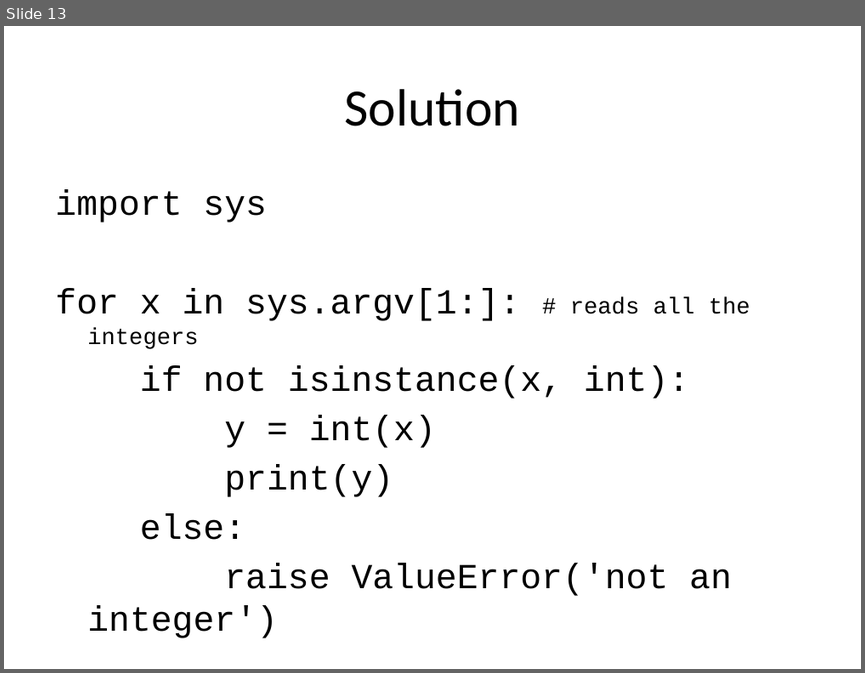
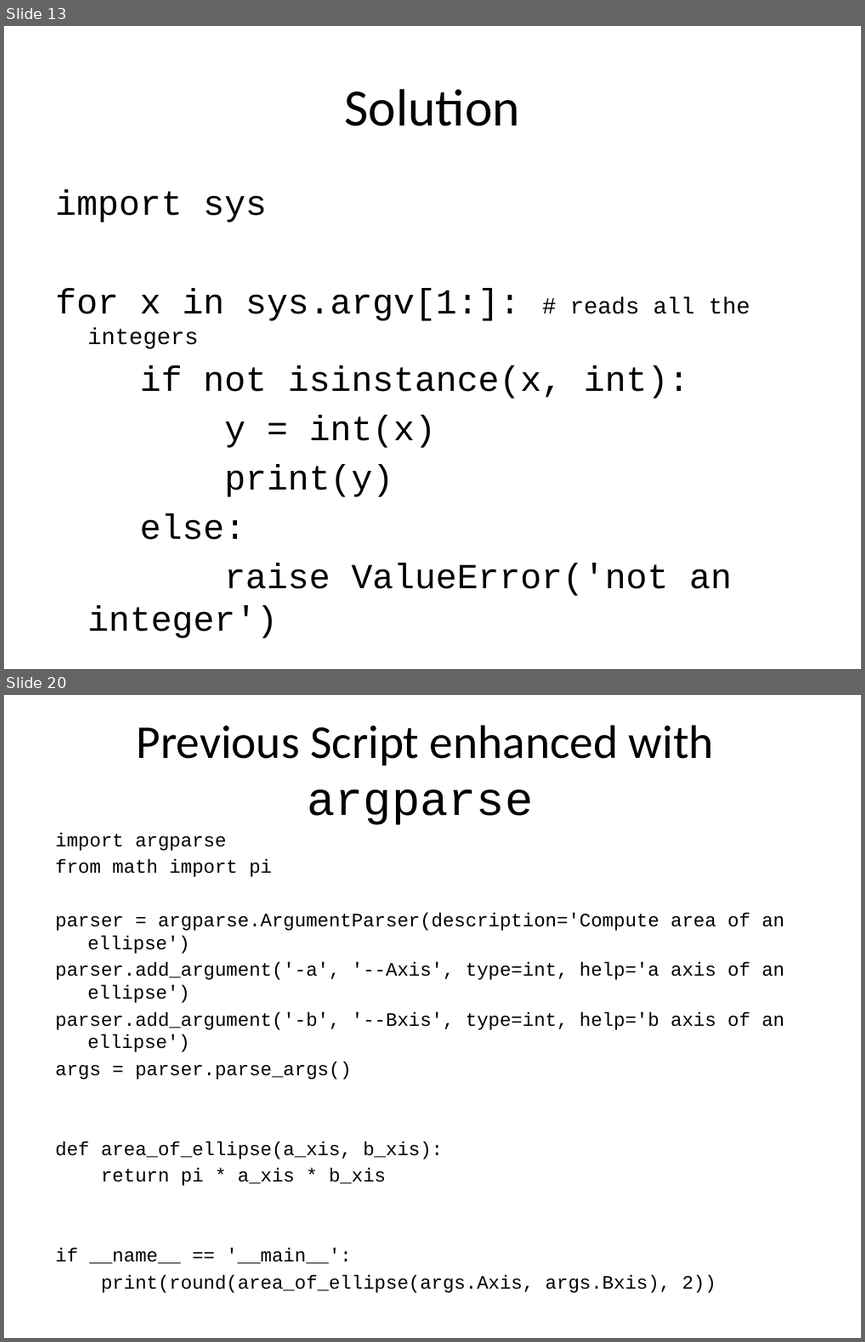
Before and after one commit to purcellconsult/python-mastery-crashcourse-one, a slide deck: slide_decks/commandlne_arguments_python.pptx. Shown one above the other, each under a label of ours: slide 13 before the commit, slides 13 and 20 after it; the slides between them are not shown. The pictures are 865x673 and 865x1342 pixels, drawn with LibreOffice and Linux fonts; fonts in the diff are those of the drawing. Boxes give left, top, right and bottom in pixels: in the first picture for what was removed or moved away, otherwise in the second. Text is boxed around its words. In the diff, an @@ line names an element or a change of style, - is before the commit and + after.

```diff
--- a/slide_decks/commandlne_arguments_python.pptx
+++ b/slide_decks/commandlne_arguments_python.pptx
@@ slide 20 added at box(4, 695, 861, 1338), background #FFFFFF @@
@@ title added at box(137, 725, 714, 825), 39.6 pt, text #000000 @@
+Previous Script enhanced with argparse
@@ text added at box(55, 833, 784, 1293), 16 pt, text #000000 @@
+import argparse
+from math import pi
+parser = argparse.ArgumentParser(description='Compute area of an ellipse')
+parser.add_argument('-a', '--Axis', type=int, help='a axis of an ellipse')
+parser.add_argument('-b', '--Bxis', type=int, help='b axis of an ellipse')
+args = parser.parse_args()
+def area_of_ellipse(a_xis, b_xis):
+return pi * a_xis * b_xis
+if __name__ == '__main__':
+print(round(area_of_ellipse(args.Axis, args.Bxis), 2))
```
Also in this commit, not shown: 2 slides changed, 7 other slides added, 9 slides removed, 4 other files.
